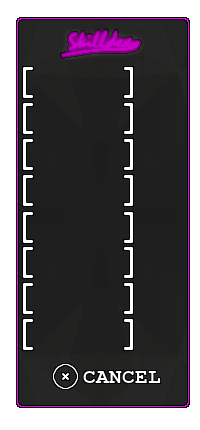
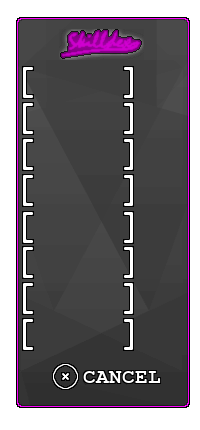
Revision of a layered 200 x 430 image; what changed, layer by layer:
added group "Layer Group #3" with 8 layers above "Layer Group #2" over (59, 29, 144, 60)
added layer "Layer #15" (addition, 39%) in group "Layer Group #3" over (61, 30, 141, 58)
added layer "Layer #16" (multiply) in group "Layer Group #3" over (61, 30, 141, 58)
added layer "SKILLDEX copy #2" in group "Layer Group #3" over (59, 29, 144, 60)
added layer "Layer #17" (multiply) in group "Layer Group #3" over (60, 29, 142, 59)
added layer "Layer #18" in group "Layer Group #3" over (59, 29, 144, 60)
added layer "Layer #19" in group "Layer Group #3" over (59, 29, 144, 60)
added layer "Layer #20" in group "Layer Group #3" over (59, 29, 144, 60)
added group "Layer Group #2" with 8 layers above "Layer Group #1" over (59, 29, 144, 60)
added layer "Layer #9" (addition, 39%) in group "Layer Group #2" over (61, 30, 141, 58)
added layer "Layer #10" (multiply) in group "Layer Group #2" over (61, 30, 141, 58)
added layer "SKILLDEX copy #1" in group "Layer Group #2" over (59, 29, 144, 60)
added layer "Layer #11" (multiply) in group "Layer Group #2" over (60, 29, 142, 59)
added layer "Layer #12" in group "Layer Group #2" over (59, 29, 144, 60)
added layer "Layer #13" in group "Layer Group #2" over (59, 29, 144, 60)
added layer "Layer #14" in group "Layer Group #2" over (59, 29, 144, 60)
added layer "Layer #7" in group "Layer Group #1" over (59, 29, 144, 60)
added layer "Layer #8" in group "Layer Group #1" over (59, 29, 144, 60)
added layer "Layer #6" in group "Layer Group #1" over (59, 29, 144, 60)
renamed "graphite_pattern_K.png" to "graphite_pattern.png copy", moved it above "BLACK", painted on it over (18, 19, 188, 406)